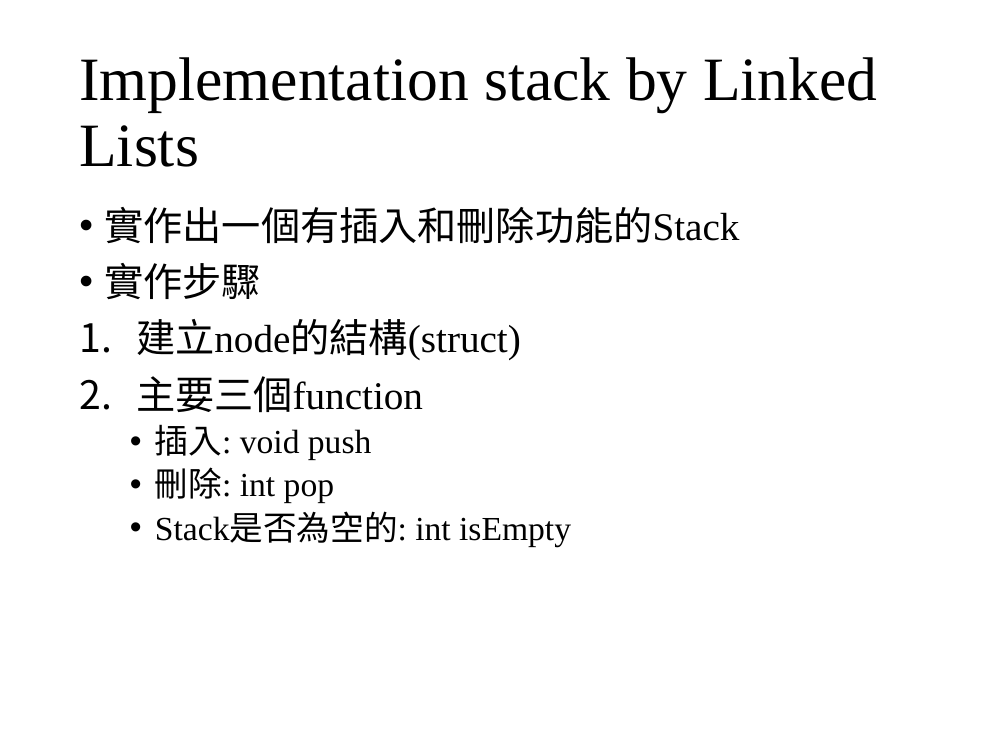
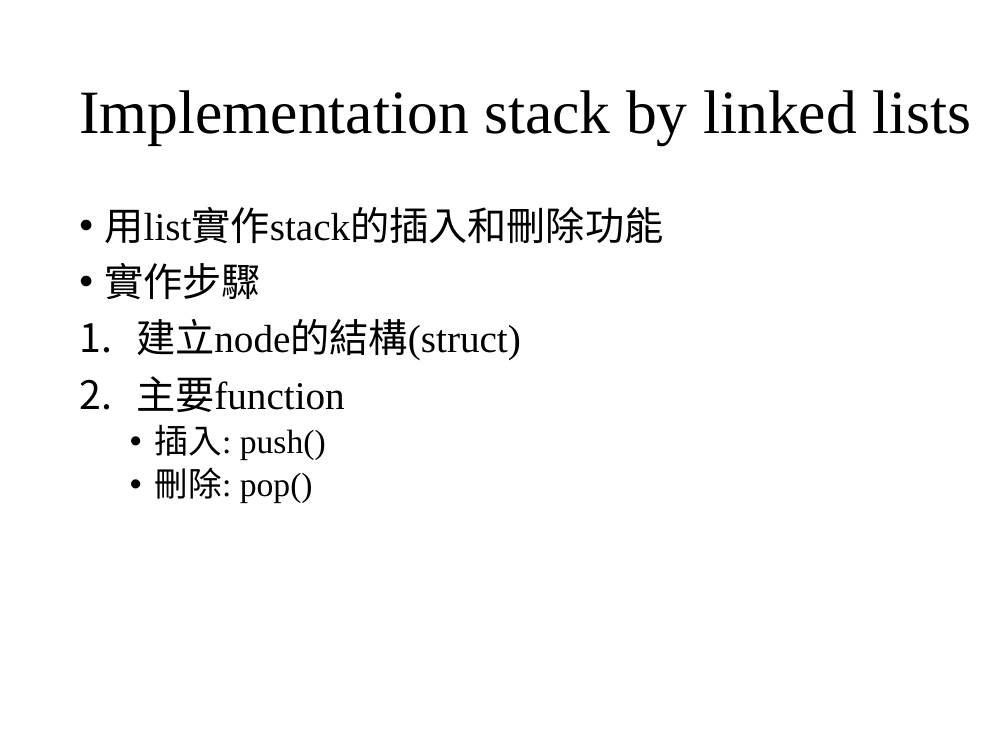
Before and after one commit to wangruxing/DataStructure, a slide deck: slide 9 of Chapter 4 Linked Lists/Chapter 4.pptx (slide 3 before the commit). Drawn at 1008x756 pixels with LibreOffice and Linux fonts; fonts in the diff are those of the drawing. Boxes give left, top, right and bottom in pixels: in the first picture for what was removed or moved away, otherwise in the second. Text is boxed around its words. In the diff, an @@ line names an element or a change of style, - is before the commit and + after.

```diff
--- a/Chapter 4 Linked Lists/Chapter 4.pptx
+++ b/Chapter 4 Linked Lists/Chapter 4.pptx
@@ title at <box>79,90,971,144</box>: text changed @@
-Implementation stack by Linked Lists
+Implementation stack by linked lists
@@ text at <box>105,207,664,244</box>: text changed @@
-• 實作出一個有插入和刪除功能的Stack
+• 用list實作stack的插入和刪除功能
@@ text at <box>136,376,345,503</box>: text changed @@
-2. 主要三個function
-  • 插入: void push
-  • 刪除: int pop
-  • Stack是否為空的: int isEmpty
+2. 主要function
+  • 插入: push()
+  • 刪除: pop()
```
Also in this commit, not shown: 4 other slides changed, 35 slides added, 2 slides removed, 34 other files.
